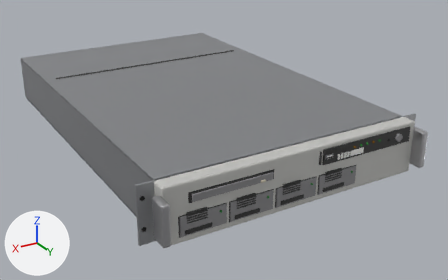
The glTF model assets/server_r1.glb as it was, and as the next commit left it.
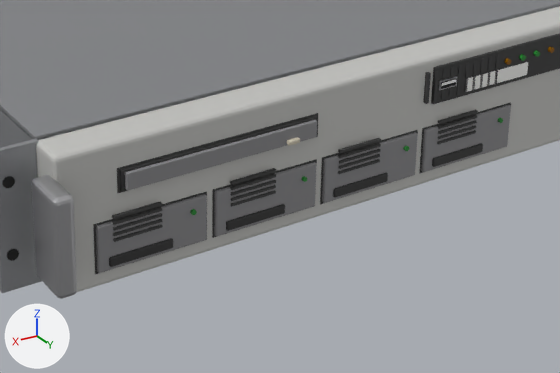
There are two pictures of each version: one whole from a camera (50 mm lens) standing at (0.497, 0.965, 0.438) and looking at (-0.04, 0.069, -0.01), one close up on the part from 31% to 84% of the width and 43% to 100% of the height. Every picture has the same lights, and +X, +Y and +Z are marked at lower left. The first two pictures are the older version. Where no turn or scale is listed for an object, it has been applied to the vertices. Vertices at exactly the same position are counted once.

In view in the first close-up: 'badge_front', 'body', 'cd_tray', 'side_panel' and 1 more.
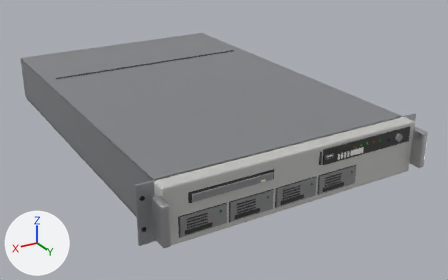
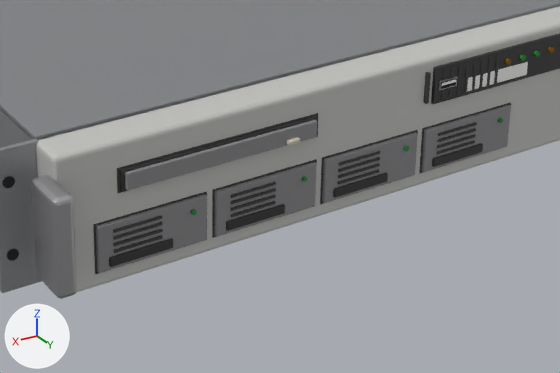
Changed parts and their boxes (x1, y1, x2, y2) in the close-ups (560 x 373 px; the box of a moved part takes in the faces that stretch with it):
```json
{"part": 1, "of": "me_body", "change": "moved or reshaped", "before": [113, 219, 162, 236], "after": [114, 235, 163, 253]}
{"part": 2, "of": "me_body", "change": "moved or reshaped", "before": [112, 207, 162, 225], "after": [113, 229, 163, 246]}
{"part": 3, "of": "me_body", "change": "moved or reshaped", "before": [231, 185, 276, 201], "after": [231, 201, 276, 217]}
{"part": 4, "of": "me_body", "change": "moved or reshaped", "before": [230, 174, 276, 190], "after": [231, 195, 276, 211]}
{"part": 5, "of": "me_body", "change": "moved or reshaped", "before": [338, 154, 380, 169], "after": [338, 170, 379, 184]}
{"part": 6, "of": "me_body", "change": "moved or reshaped", "before": [338, 143, 381, 158], "after": [338, 163, 380, 178]}
{"part": 7, "of": "me_body", "change": "moved or reshaped", "before": [438, 125, 476, 139], "after": [437, 140, 475, 154]}
{"part": 8, "of": "me_body", "change": "moved or reshaped", "before": [437, 115, 477, 129], "after": [437, 134, 476, 148]}
{"part": 9, "of": "me_body", "change": "deleted", "before": [112, 201, 162, 219]}
{"part": 10, "of": "me_body", "change": "deleted", "before": [338, 138, 381, 153]}
{"part": 11, "of": "me_body", "change": "deleted", "before": [230, 168, 276, 185]}
{"part": 12, "of": "me_body", "change": "deleted", "before": [438, 110, 478, 124]}
{"part": 13, "of": "me_body", "change": "moved or reshaped", "before": [114, 130, 475, 240], "after": [114, 122, 476, 230]}
```

The change, as JSON lines over the scene's bpy script:
```json
{"block": "me_body", "where": "# used by ob_body; location = (0.0, 0.0, 0.001)"}
{"op": "remove", "block": "me_body", "code": "me_body.from_pydata(...)  # 3324 vertices, 6136 faces; spans x -0.241..0.241, y -0.334..0.37, z -0.001..0.085"}
{"op": "add", "block": "me_body", "code": "me_body.from_pydata(...)  # 3292 vertices, 6088 faces; spans x -0.241..0.241, y -0.334..0.37, z -0.001..0.085"}
{"block": "me_body", "change": "me_body part 1: the loose piece of 8 vertices spanning x 0.155..0.185, y 0.352..0.354, z 0.031..0.032 is moved by (0.0, 0.0, -0.011)"}
{"block": "me_body", "change": "me_body part 2: the loose piece of 8 vertices spanning x 0.155..0.185, y 0.352..0.354, z 0.038..0.039 is moved by (0.0, 0.0, -0.013)"}
{"block": "me_body", "change": "me_body part 3: the loose piece of 8 vertices spanning x 0.08..0.11, y 0.352..0.354, z 0.031..0.032 is moved by (0.0, 0.0, -0.011)"}
{"block": "me_body", "change": "me_body part 4: the loose piece of 8 vertices spanning x 0.08..0.11, y 0.352..0.354, z 0.038..0.039 is moved by (0.0, 0.0, -0.013)"}
{"block": "me_body", "change": "me_body part 5: the loose piece of 8 vertices spanning x 0.005..0.035, y 0.352..0.354, z 0.031..0.032 is moved by (0.0, 0.0, -0.011)"}
{"block": "me_body", "change": "me_body part 6: the loose piece of 8 vertices spanning x 0.005..0.035, y 0.352..0.354, z 0.038..0.039 is moved by (0.0, 0.0, -0.013)"}
{"block": "me_body", "change": "me_body part 7: the loose piece of 8 vertices spanning x -0.07..-0.04, y 0.352..0.354, z 0.031..0.032 is moved by (0.0, 0.0, -0.011)"}
{"block": "me_body", "change": "me_body part 8: the loose piece of 8 vertices spanning x -0.07..-0.04, y 0.352..0.354, z 0.038..0.039 is moved by (0.0, 0.0, -0.013)"}
{"block": "me_body", "change": "me_body part 9: the loose piece of 8 vertices spanning x 0.155..0.185, y 0.352..0.354, z 0.041..0.043 is deleted"}
{"block": "me_body", "change": "me_body part 10: the loose piece of 8 vertices spanning x 0.005..0.035, y 0.352..0.354, z 0.041..0.043 is deleted"}
{"block": "me_body", "change": "me_body part 11: the loose piece of 8 vertices spanning x 0.08..0.11, y 0.352..0.354, z 0.041..0.043 is deleted"}
{"block": "me_body", "change": "me_body part 12: the loose piece of 8 vertices spanning x -0.07..-0.04, y 0.352..0.354, z 0.041..0.043 is deleted"}
{"block": "me_body", "change": "me_body part 13"}
{"block": "me_body", "change": "96 faces are deleted"}
{"block": "me_body", "change": "4 vertices in x -0.04..0.185, y 0.352, z 0.027 move by (-0.03, 0.0, 0.003)"}
{"block": "me_body", "change": "4 vertices in x -0.07..0.155, y 0.352, z 0.027 move by (0.0, 0.002, 0.003)"}
{"block": "me_body", "change": "4 vertices in x -0.04..0.185, y 0.354, z 0.027 move by (0.0, -0.002, 0.003)"}
{"block": "me_body", "change": "4 vertices in x -0.07..0.155, y 0.354, z 0.027 move by (0.03, 0.0, 0.003)"}
{"block": "me_body", "change": "4 vertices in x -0.07..0.155, y 0.354, z 0.036 move by (0.0, -0.002, -0.003)"}
{"block": "me_body", "change": "4 vertices in x -0.04..0.185, y 0.354, z 0.036 move by (-0.03, 0.0, -0.003)"}
{"block": "me_body", "change": "8 vertices move from x -0.07..0.185, y 0.352, z 0.036 to x -0.04..0.185, y 0.352..0.354, z 0.033"}
{"block": "me_body", "change": "96 new faces join them, mat_vent_dark (dark grey #3f3f3f)"}
{"block": "me_body", "change": "other edits to the shape of me_body do not show in these pictures"}
```
